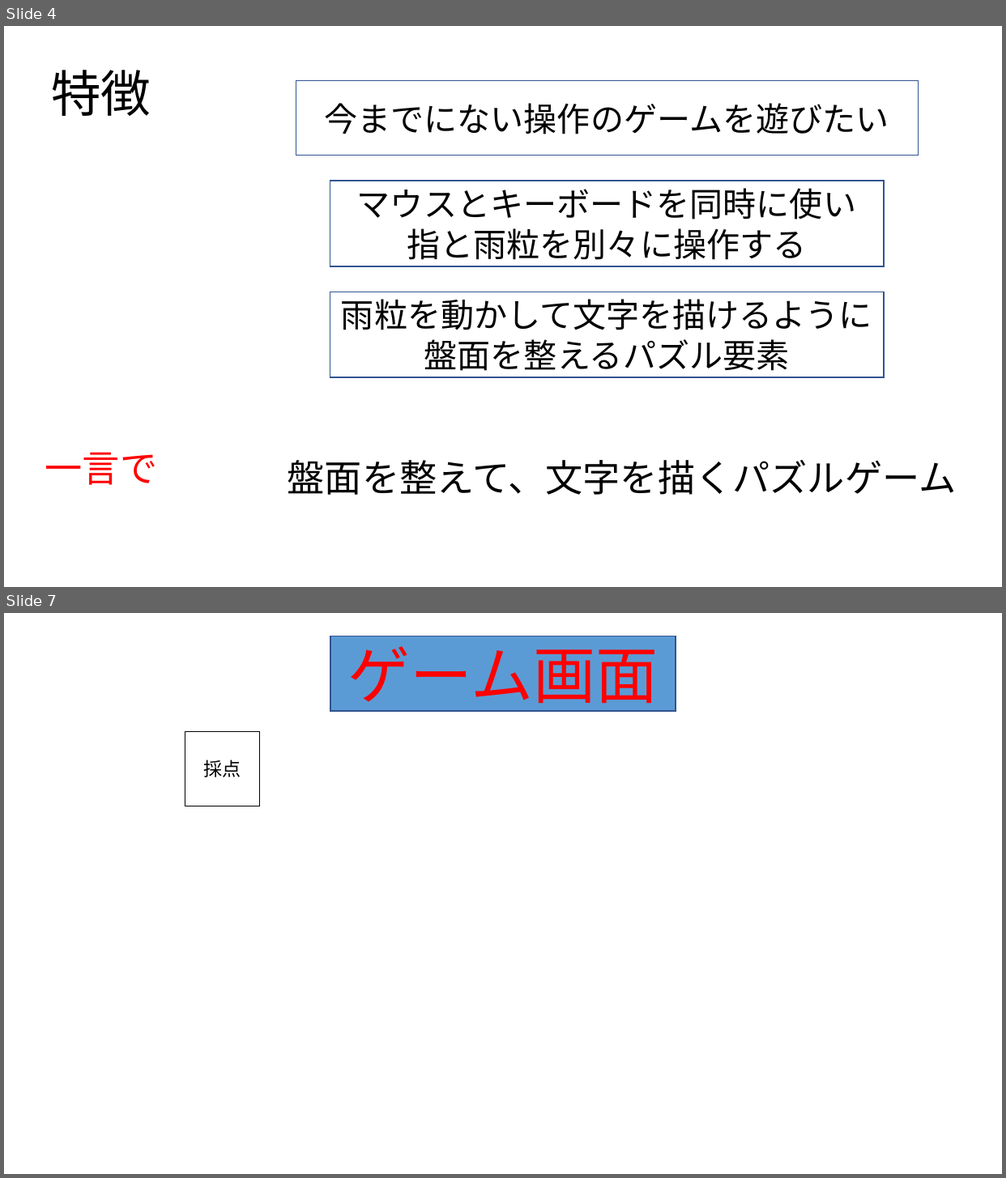
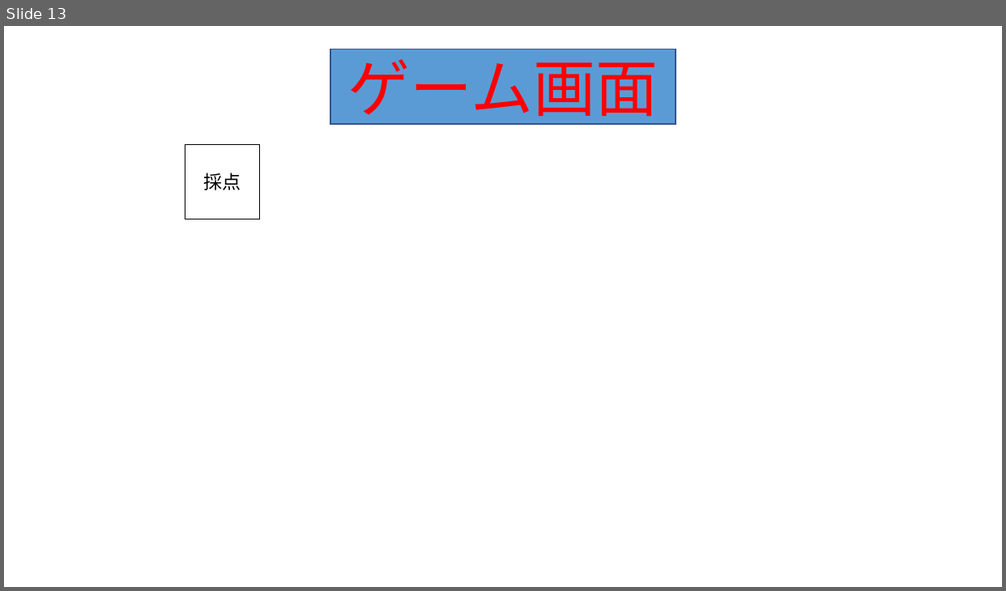
Before and after one commit to 2025Game/12Yamamoto, a slide deck: 3DLV3/Plam/雨粒を使って描く.pptx. Shown one above the other, each under a label of ours: slides 4 and 7 before the commit, slide 13 after it; the slides between them are not shown. The pictures are 1006x1178 and 1006x591 pixels, drawn with LibreOffice and Linux fonts; fonts in the diff are those of the drawing; background and template pictures are left out. Boxes give left, top, right and bottom in pixels: in the first picture for what was removed or moved away, otherwise in the second. Text is boxed around its words. In the diff, an @@ line names an element or a change of style, - is before the commit and + after.

```diff
--- a/3DLV3/Plam/雨粒を使って描く.pptx
+++ b/3DLV3/Plam/雨粒を使って描く.pptx
@@ slide 4 removed at box(4, 26, 1002, 587), background #FFFFFF @@
@@ rectangle removed at box(15, 55, 188, 130) @@
-特徴
@@ rectangle removed at box(296, 80, 918, 156) @@
-今までにない操作のゲームを遊びたい
@@ rectangle removed at box(330, 181, 884, 267) @@
-マウスとキーボードを同時に使い
-指と雨粒を別々に操作する
@@ rectangle removed at box(330, 292, 884, 378) @@
-雨粒を動かして文字を描けるように盤面を整えるパズル要素
@@ rectangle removed at box(280, 354, 1002, 534) @@
-盤面を整えて、文字を描くパズルゲーム
@@ table removed at box(60, 410, 921, 440), 1 rows, 1 columns @@
-
@@ text removed at box(45, 452, 158, 485) @@
-一言で
@@ what was slide 7 is now slide 13 @@
```
Also in this commit, not shown: 4 slides changed, 10 slides added, 8 other slides removed, 3 other files.
